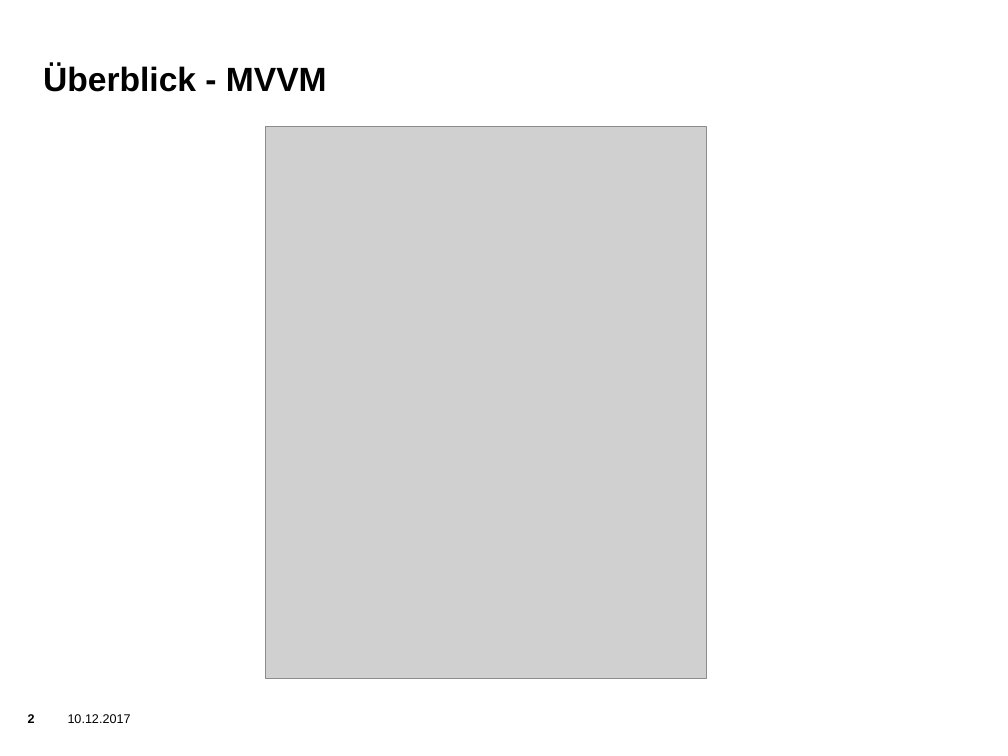
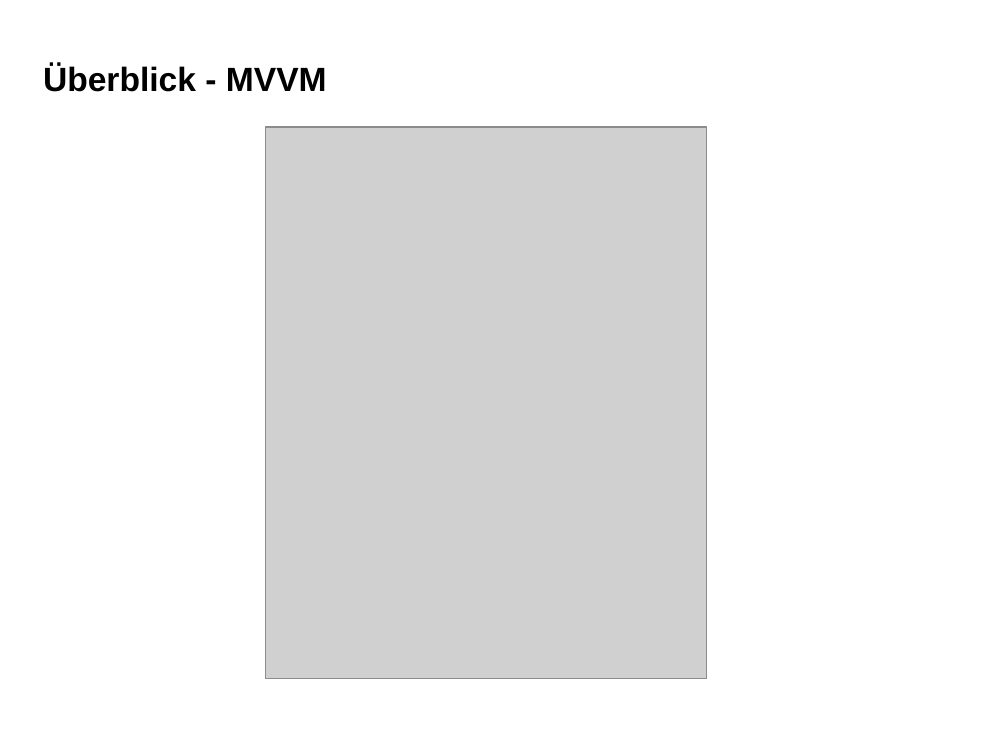
Before and after one commit to Pelcz97/Medox, a slide deck: slide 2 of Entwurf/2.Gruppentreffen.pptx. Drawn at 1008x756 pixels with LibreOffice and Linux fonts; fonts in the diff are those of the drawing; grey boxes stand for pictures; background and template pictures are left out. Boxes give left, top, right and bottom in pixels: in the first picture for what was removed or moved away, otherwise in the second. Text is boxed around its words. In the diff, an @@ line names an element or a change of style, - is before the commit and + after.

```diff
--- a/Entwurf/2.Gruppentreffen.pptx
+++ b/Entwurf/2.Gruppentreffen.pptx
@@ page number removed at [28,714,35,723] @@
-2
@@ text removed at [68,714,131,723] @@
-10.12.2017
```
Also in this commit, not shown: 8 other slides changed, 1 other file.
